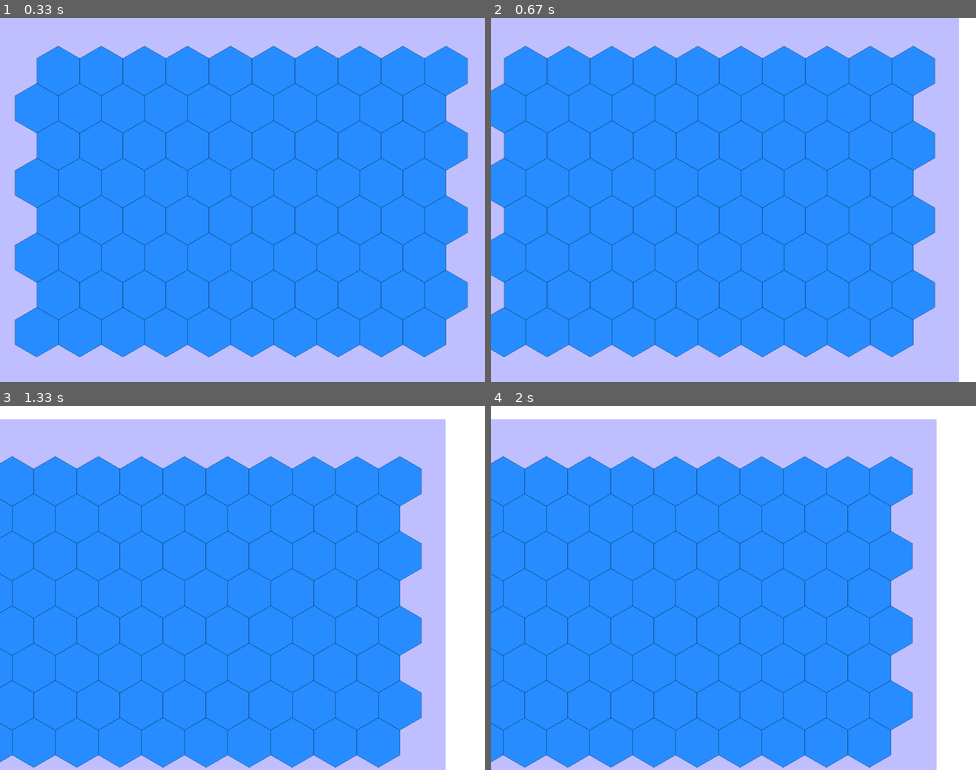
Above: before the commit, frames 1-4 (two rows, left to right).
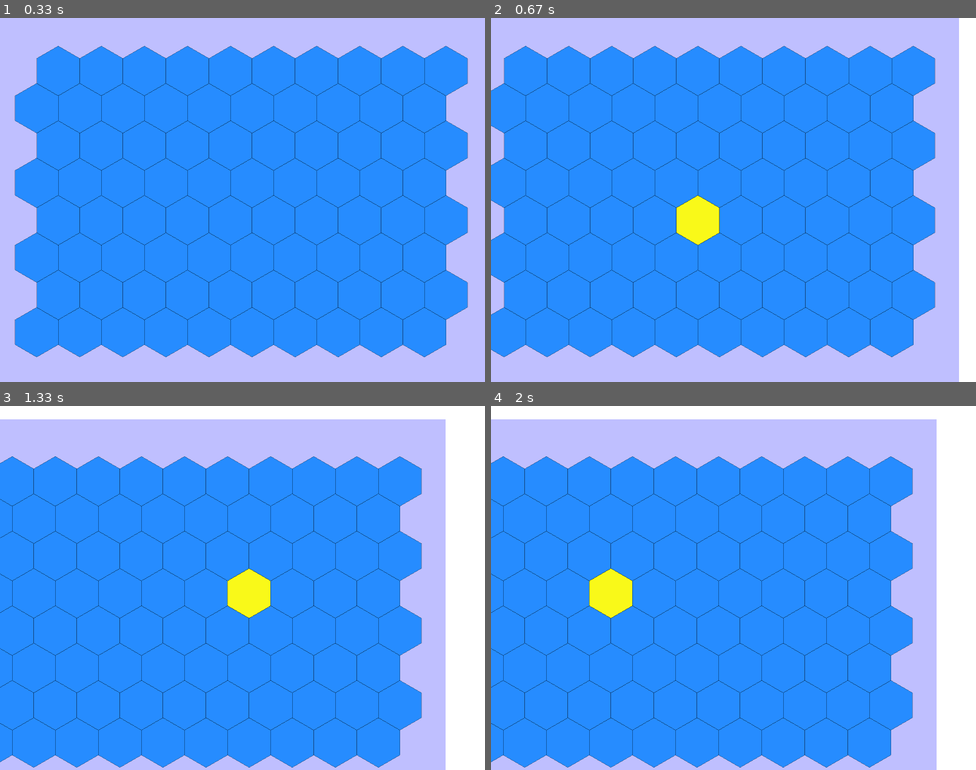
Above: after the commit, the same moments.

Repository: ManuelMayoLado/Game_Strategy_Concept_Pygame_OpenGL
Game: pygame game, started from main.py
Two runs of this game, one before a commit and one after it. Both use one fixed random seed, a clock stepped at 60 frames per second and the inputs below. The source is Python 2; it was converted automatically to run under Python 3.
Inputs (mouse positions are in pixels of both pictures, inside the frame that each line leads up to):
- Up to frame 1 (0.33 s): no input
- Up to frame 2 (0.67 s): hold Right from 0.33 s (still down); move the mouse to (714, 214) at 0.37 s
- Up to frame 3 (1.33 s): release Right at 0.8 s; hold Up 0.83-1.13 s; move the mouse to (397, 577) at 0.87 s; hold Right from 1.17 s (still down); move the mouse to (242, 609) at 1.2 s
- Up to frame 4 (2 s): release Right at 1.63 s; hold Left from 1.67 s (still down); move the mouse to (617, 591) at 1.7 s

Frame 1 is identical in both runs. In frame 2, 0.9% of the frame differs, in the area x 38-48%, y 48-63%; in frame 3, 0.9%; in frame 4, 0.9%.

Commit message:
detecta rato->hexagono

Diff:
--- a/main.py
+++ b/main.py
@@ -55,6 +55,7 @@
     global pos_camara
     pos_camara[:] = [4.5, 0]
     #INICIAR OPENGL
+    pos_mouse_gl = False
 
     init_gl()
 
@@ -102,7 +103,10 @@
         #debuxar_hex(100,[ANCHO_FASE/2,ALTO_FASE/2])
         #debuxar_fila(20,[ANCHO_FASE/2,ALTO_FASE/2], 5)
         radio = 20
-        debuxar_grella(radio, [1.7 * radio, 2 * radio], 10, 8)
+        if pos_mouse_gl:
+            debuxar_grella(radio, [1.7 * radio, 2 * radio], 10, 8, *pos_mouse_gl)
+        else:
+            debuxar_grella(radio, [1.7 * radio, 2 * radio], 10, 8)
         ############################################
         #EVENTOS
         ############################################
--- a/modulos/funcions.py
+++ b/modulos/funcions.py
@@ -1,4 +1,6 @@
 # -*- coding: utf-8 -*-
+
+#from __future__ import division
 
 #### FUNCIONS ####
 ##################
@@ -41,10 +43,12 @@
         glVertex2f(v[0],v[1])
     glEnd()
 
-def debuxar_hex(radio,pos):
+hexagono_resaltado = [6, 3]
+
+def debuxar_hex(radio, centro, cor):
     glLoadIdentity()
-    glTranslatef(pos[0],pos[1],0)
-    glColor4f(0, 0.5, 1.0, 0.8)
+    glTranslatef(centro[0],centro[1],0)
+    glColor4f(*cor)
     glBegin(GL_POLYGON)
     for i in range(6):
         ang = i/6.0*2*math.pi
@@ -58,16 +62,56 @@
         glVertex2d(math.sin(ang)*radio,math.cos(ang)*radio)
     glEnd()
 
-def debuxar_fila(radio, pos, n):
-    for i in xrange(n):
-        posx = pos[0] + math.sqrt(3) * radio * i
-        debuxar_hex(radio, [posx, pos[1]])
+def columna_fila_a_pixeles(radio, centro0, columna, fila):
+    return [centro0[0] + math.sqrt(3) * radio * (columna + (fila % 2) / 2.0),
+            centro0[1] + 1.5 * radio * fila]
 
-def debuxar_grella(radio, pos, columnas, filas):
+def xyz_a_columna_fila(x, y, z):
+    # com cada x a columna aumenta 1
+    assert x + y + z == 0
+    columna = x + (z - z % 2) / 2
+    fila = -z
+    return columna, fila
+
+def pixeles_a_columna_fila(radio, centro0, px, py):
+    # q = x, r = z
+    px -= centro0[0]
+    py -= centro0[1]
+    px /= float(radio)
+    py /= float(radio)
+    py = -py
+    # sem redondear
+    x = (px * math.sqrt(3) - py) / 3
+    z = py * 2.0/3
+    y = -x - z
+    x, y, z = redondea_xyz(x, y, z)
+    return xyz_a_columna_fila(x, y, z)
+
+def redondea_xyz(x, y, z):
+    rx = round(x)
+    ry = round(y)
+    rz = round(z)
+    dx = abs(rx - x)
+    dy = abs(ry - y)
+    dz = abs(rz - z)
+    m = max(dx, dy, dz)
+    if m == dx:
+        rx = -ry - rz
+    elif m == dy:
+        ry = -rx - rz
+    elif m == dz:
+        rz = -rx - ry
+    return rx, ry, rz
+
+def debuxar_grella(radio, centro0, columnas, filas, px=None, py=None):
     for fila in xrange(filas):
-        posx = pos[0] + (fila % 2) * radio * math.sqrt(3) / 2.0
-        posy = pos[1] + 1.5 * radio * fila
-        debuxar_fila(radio, [posx, posy], columnas)
+        for columna in xrange(columnas):
+            centro = columna_fila_a_pixeles(radio, centro0, columna, fila)
+            if None not in [px, py] and (columna, fila) == pixeles_a_columna_fila(radio, centro0, px, py):
+                cor = 1.0, 1.0, 0.0, 0.9
+            else:
+                cor = 0, 0.5, 1.0, 0.8
+            debuxar_hex(radio, centro, cor)
 
 def debuxar_rect_gl(vertices,pos=False):
     glLoadIdentity()
Not shown, removed: modulos/__init__.pyc
Not shown, removed: modulos/constantes.pyc
Not shown, removed: modulos/funcions.pyc
